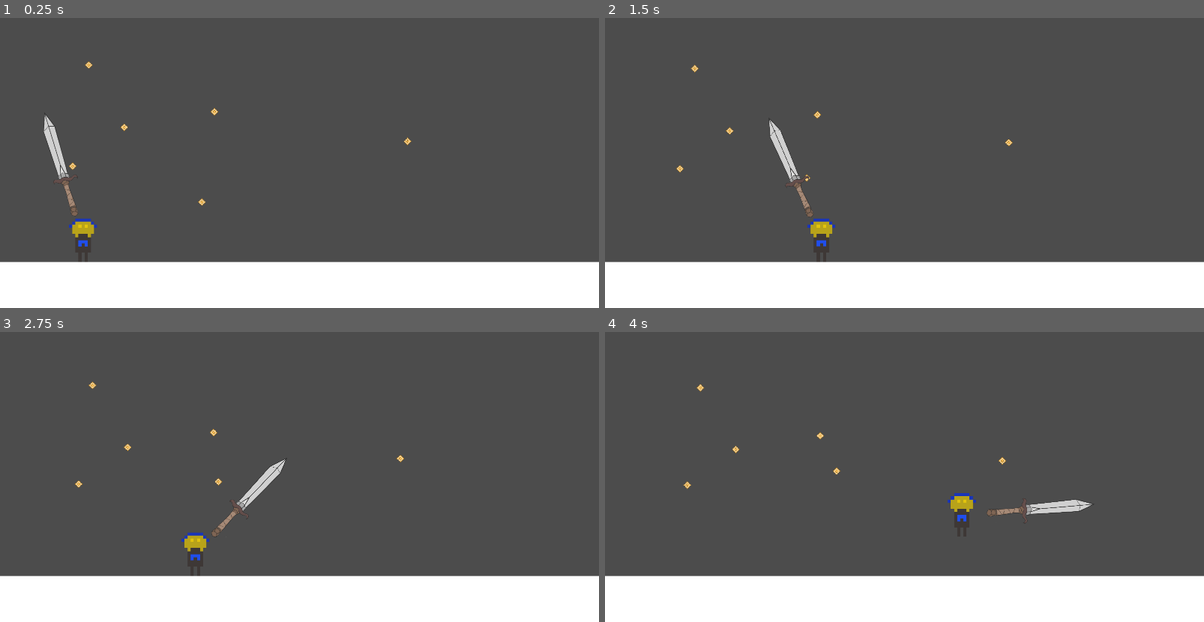
Above: before the commit, frames 1-4 (two rows, left to right).
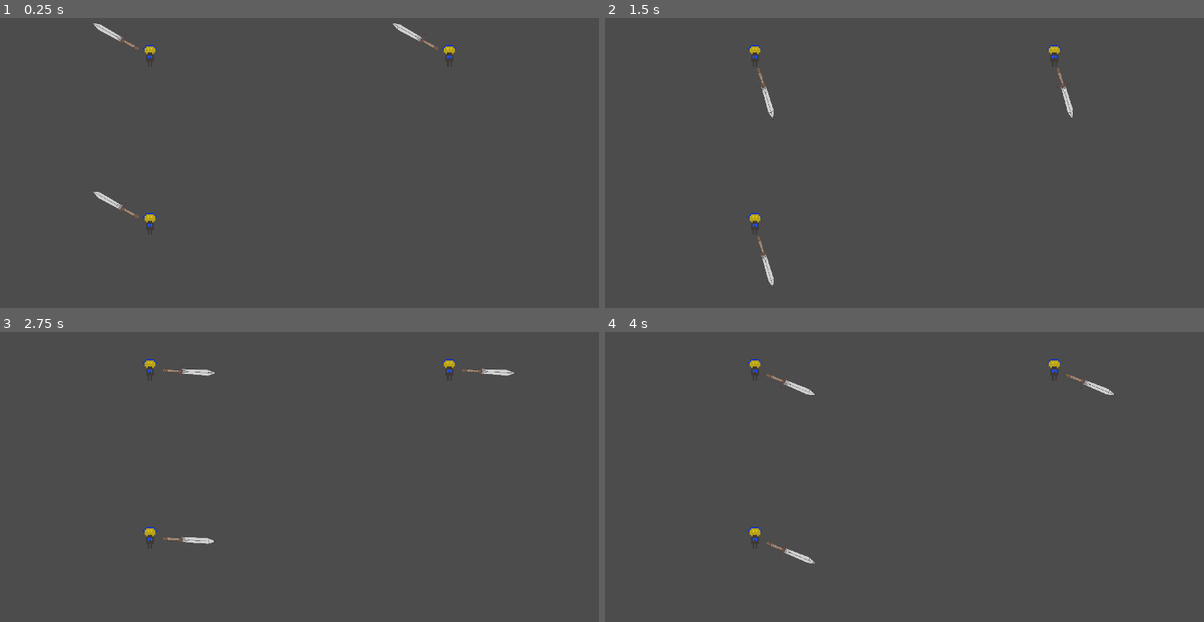
Above: after the commit, the same moments.

Repository: Lorem-Ipsum-Server-Place/GMTK2021-Game
Game: Godot game, scene res://Levels/MainGame/Theatre.tscn
Same seed, same stepped clock (60 frames per second), same inputs: the game is played once before the commit and once after it. Before the commit the project starts from res://Level.tscn.
Inputs (mouse positions are in pixels of both pictures, inside the frame that each line leads up to):
- Up to frame 1 (0.25 s): no input
- Up to frame 2 (1.5 s): move the mouse to (1036, 122) at 0.52 s; hold D (game_right) from 0.53 s (still down); tap Space (game_jump) at 0.77 s; move the mouse to (784, 157) at 1.27 s
- Up to frame 3 (2.75 s): tap Space (game_jump) at 1.52 s; move the mouse to (359, 378) at 2.02 s; release D (game_right) at 2.03 s; hold A (game_left) from 2.03 s (still down)
- Up to frame 4 (4 s): move the mouse to (874, 520) at 2.77 s; release A (game_left) at 2.78 s; hold D (game_right) from 2.78 s (still down); tap Space (game_jump) at 3.02, 3.77 s; move the mouse to (1084, 503) at 3.52 s

The runs differ from the first frame. In frame 1, 17% of the frame differs, in the area x 0-100%, y 1-100%; in frame 2, 17%; in frame 3, 17%; in frame 4, 17%.

Commit message:
Implement initial viewport splitting

Diff:
--- /dev/null
+++ b/Level.gd
@@ -0,0 +1,16 @@
+extends Node2D
+
+
+# Declare member variables here. Examples:
+# var a = 2
+# var b = "text"
+
+
+# Called when the node enters the scene tree for the first time.
+func _ready():
+	randomize()
+
+
+# Called every frame. 'delta' is the elapsed time since the previous frame.
+#func _process(delta):
+#	pass
--- a/Level.tscn
+++ b/Level.tscn
@@ -1,11 +1,13 @@
-[gd_scene load_steps=5 format=2]
+[gd_scene load_steps=6 format=2]
 
 [ext_resource path="res://Player.tscn" type="PackedScene" id=1]
 [ext_resource path="res://DebugPlatform.tscn" type="PackedScene" id=2]
 [ext_resource path="res://FlyingEnemy.tscn" type="PackedScene" id=3]
 [ext_resource path="res://GameState.tscn" type="PackedScene" id=4]
+[ext_resource path="res://Level.gd" type="Script" id=5]
 
 [node name="GameWorld" type="Node2D"]
+script = ExtResource( 5 )
 
 [node name="DebugPlatform" parent="." instance=ExtResource( 2 )]
 position = Vector2( 1026.34, 1007.18 )
--- /dev/null
+++ b/Levels/MainGame/Theatre.gd
@@ -0,0 +1,94 @@
+extends Node2D
+
+var viewports:Array = []
+var draw_surfaces:Array = []
+
+# Declare member variables here. Examples:
+# var a = 2
+# var b = "text"
+
+
+func initialise_viewport(viewport: Viewport):
+	viewport.usage = Viewport.USAGE_2D
+	viewport.own_world = true
+
+	var player = load("res://Player.tscn").instance()
+
+	if len(viewports) > 0:
+		# copy settings from other viewport
+		pass
+	player.position = Vector2(200,200)
+	viewport.add_child(player)
+	viewport.render_target_v_flip = true
+
+func create_rect(dimensions: Vector2):
+	return PoolVector2Array([
+		Vector2(0,0),
+		Vector2(dimensions.x, 0),
+		dimensions,
+		Vector2(0, dimensions.y)
+	])
+
+func calculate_viewport_area(viewport_count: int):
+	var window_size = get_viewport_rect().size
+	# we work in multiples of 2, so we want to log,2 to find out how many times
+	# to divide
+
+	assert( viewport_count > 0 )
+
+
+	var log2_viewport_count = ceil( log(viewport_count)/log(4) )
+	print(log2_viewport_count)
+
+	return Vector2(window_size.x / pow(2, log2_viewport_count), window_size.y / pow(2, log2_viewport_count))
+
+func add_new_viewport():
+	var window_size: Vector2 = get_viewport_rect().size
+	#loop through existing viewports and surfaces to correct their size
+	var viewport_area = calculate_viewport_area(len(viewports) + 1)
+
+	# Create Rectangle
+	var display_area = Polygon2D.new()
+	draw_surfaces.append(display_area)
+
+
+	for v in viewports:
+		var viewport = v as Viewport
+		viewport.size = viewport_area
+
+	for i in range(len(draw_surfaces)):
+		var poly_2d = draw_surfaces[i] as Polygon2D
+		poly_2d.set_polygon(create_rect(viewport_area))
+		poly_2d.position = Vector2(
+			int(i*viewport_area.x) % int(window_size.x),
+			floor((i*viewport_area.x)/window_size.x)*viewport_area.y
+		)
+
+	print(calculate_viewport_area(len(viewports) + 1))
+
+
+	var viewport = Viewport.new()
+	viewport.size = viewport_area
+	viewports.append(viewport)
+
+	initialise_viewport(viewport)
+
+	display_area.texture = viewport.get_texture()
+
+
+	add_child(viewport)
+	add_child(display_area)
+
+
+# Called when the node enters the scene tree for the first time.
+func _ready():
+	add_new_viewport()
+	add_new_viewport()
+	add_new_viewport()
+	pass
+	#var player = load("res://Player.tscn").instance()
+	#add_child(player)
+
+
+#func _process(delta):
+	#$Polygon2D.update()
--- /dev/null
+++ b/Levels/MainGame/Theatre.tscn
@@ -0,0 +1,6 @@
+[gd_scene load_steps=2 format=2]
+
+[ext_resource path="res://Levels/MainGame/Theatre.gd" type="Script" id=1]
+
+[node name="GameStage" type="Node2D"]
+script = ExtResource( 1 )
--- a/Player.gd
+++ b/Player.gd
@@ -21,6 +21,7 @@
 const PLAYER_WEAPON_DISTANCE = 40
 const INVINCIBILITY_DURATION_SECONDS = 1
 const ENEMY_COLLISION_LAYERS = [2]
+const TINY_FLOAT = 0.0000001
 
 const GRAVITY = 60
 
@@ -44,13 +45,18 @@
 # Called every frame. 'delta' is the elapsed time since the previous frame.
 func _process(delta):
 	var mouse_position = get_viewport().get_mouse_position()
+	var centre_of_screen = get_viewport_rect().size / 2
 
 	# position weapon in line with cursor relative to the character
-	var sword_position = (mouse_position - position).normalized() * PLAYER_WEAPON_DISTANCE
+	var sword_position = (mouse_position - centre_of_screen).normalized() * PLAYER_WEAPON_DISTANCE
 	player_weapon.position = sword_position
 
-	# work out hte angle to point the sword away based on our position delta
-	var weapon_rotation = atan(sword_position.x / -sword_position.y)
+	var y_delta = sword_position.y
+	if y_delta == 0:
+		y_delta = -TINY_FLOAT
+
+	# work out the angle to point the sword away based on our position delta
+	var weapon_rotation = atan(sword_position.x / -y_delta)
 	# correct the angle if the sword points down
 	if sword_position.y > 0:
 		weapon_rotation += PI
--- a/Player.tscn
+++ b/Player.tscn
@@ -23,4 +23,7 @@
 process_mode = 0
 one_shot = true
 
+[node name="Camera2D" type="Camera2D" parent="."]
+current = true
+
 [connection signal="timeout" from="InvincibilityTimer" to="." method="_on_InvincibilityTimer_timeout"]
--- a/project.godot
+++ b/project.godot
@@ -11,7 +11,7 @@
 [application]
 
 config/name="GMTK2021"
-run/main_scene="res://Level.tscn"
+run/main_scene="res://Levels/MainGame/Theatre.tscn"
 config/icon="res://icon.png"
 
 [display]
--- /dev/null
+++ b/test_viewport.tscn
@@ -0,0 +1,29 @@
+[gd_scene load_steps=2 format=2]
+
+[ext_resource path="res://Player.tscn" type="PackedScene" id=1]
+
+[node name="Viewport" type="ViewportContainer"]
+anchor_right = 1.0
+anchor_bottom = 1.0
+__meta__ = {
+"_edit_use_anchors_": false
+}
+
+[node name="ViewportContainer" type="Viewport" parent="."]
+size = Vector2( 960, 1080 )
+handle_input_locally = false
+disable_3d = true
+usage = 0
+render_target_update_mode = 3
+
+[node name="Player" parent="ViewportContainer" instance=ExtResource( 1 )]
+
+[node name="ViewportContainer2" type="Viewport" parent="."]
+size = Vector2( 960, 1080 )
+handle_input_locally = false
+disable_3d = true
+usage = 0
+render_target_update_mode = 3
+
+[node name="Player" parent="ViewportContainer2" instance=ExtResource( 1 )]
+position = Vector2( 960, 0 )
